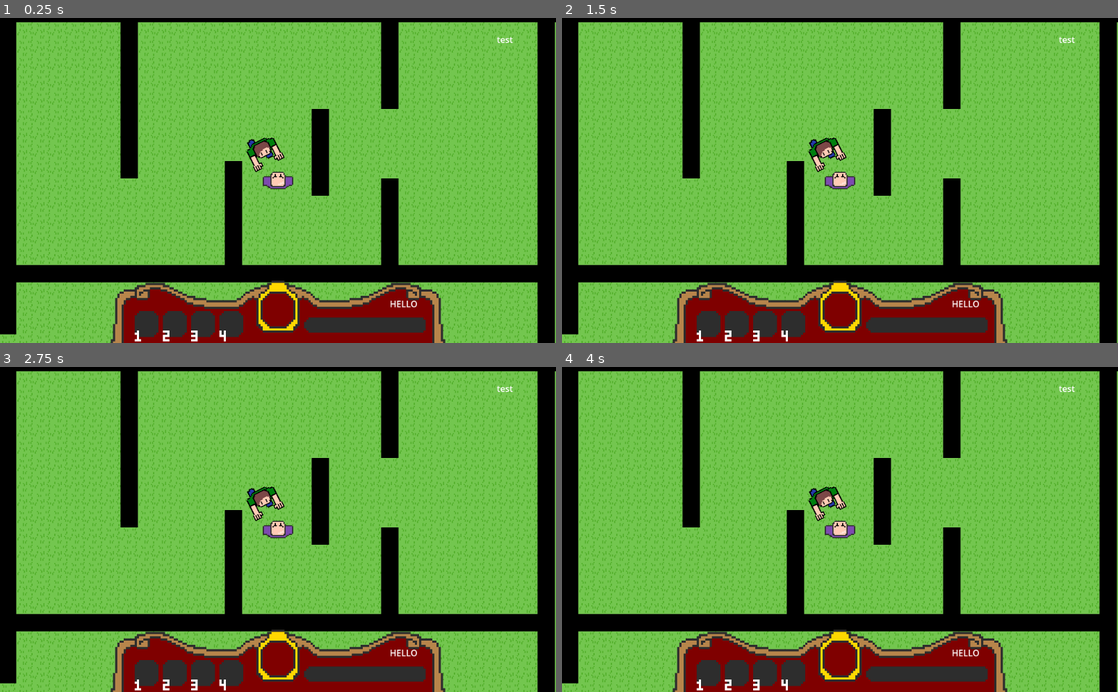
Above: before the commit, frames 1-4 (two rows, left to right).
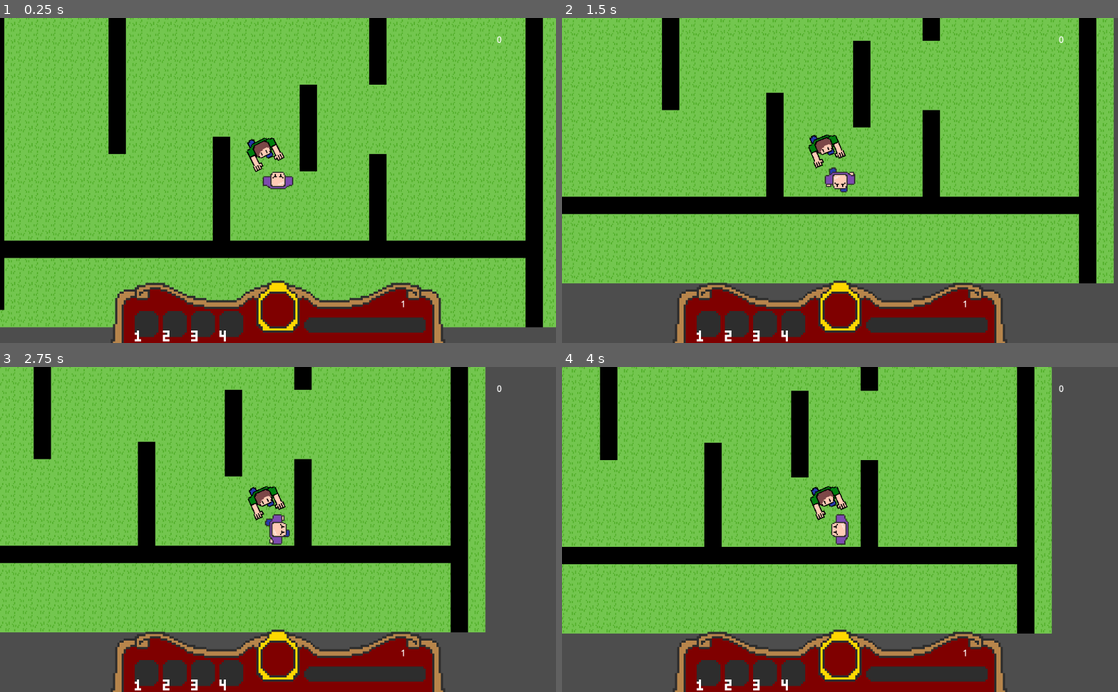
Above: after the commit, the same moments.

Repository: JessicaCC-gd/GGJ2024-2_4_1
Game: Godot game, scene res://level.tscn
Two runs of this game, one before a commit and one after it. Both use one fixed random seed, a clock stepped at 60 frames per second and the inputs below.
Inputs:
- Up to frame 1 (0.25 s): no input
- Up to frame 2 (1.5 s): tap Enter at 0.5 s; hold Right (move_right) 0.53-1.28 s; hold Down (move_down) from 1.28 s (still down)
- Up to frame 3 (2.75 s): tap Space at 2 s; release Down (move_down) at 2.03 s; hold Right (move_right) from 2.03 s (still down)
- Up to frame 4 (4 s): release Right (move_right) at 2.78 s; hold Up (move_up) 2.78-3.53 s; hold Left (move_left) from 3.53 s (still down)

The runs differ from the first frame. In frame 1, 36% of the frame differs, in the area x 0-100%, y 0-100%; in frame 2, 47%; in frame 3, 48%; in frame 4, 50%.
Error before the commit: Parse Error: Used tab character for indentation instead of space as used before in the file. (res://player.gd:16)

Commit message:
add initial trail logic

Diff:
--- a/player.gd
+++ b/player.gd
@@ -6,18 +6,23 @@
 var current_damage = 0
 var laughter_meter = 0
 var damage_timer = Timer.new()
+var trail = Trail.new()
 var scent_timer = Timer.new()
-var scent_trail = []
+
+class Trail:
+	var max_count = 10
+	var trail = []
 
 func drop_scent():
-  scent_trail.push_front(scent)
-
+	if len(trail.trail) >= trail.max_count:
+		trail.trail.pop_front()
+	trail.trail.push_back(global_position)
 
 func _ready():
 	damage_timer.wait_time = 1.0
 	damage_timer.timeout.connect(damage)
 	scent_timer.wait_time = 1.0
-	scent_timer.timeout.connect()
+	scent_timer.timeout.connect(drop_scent)
 
 func _physics_process(delta):
 #	damage()
